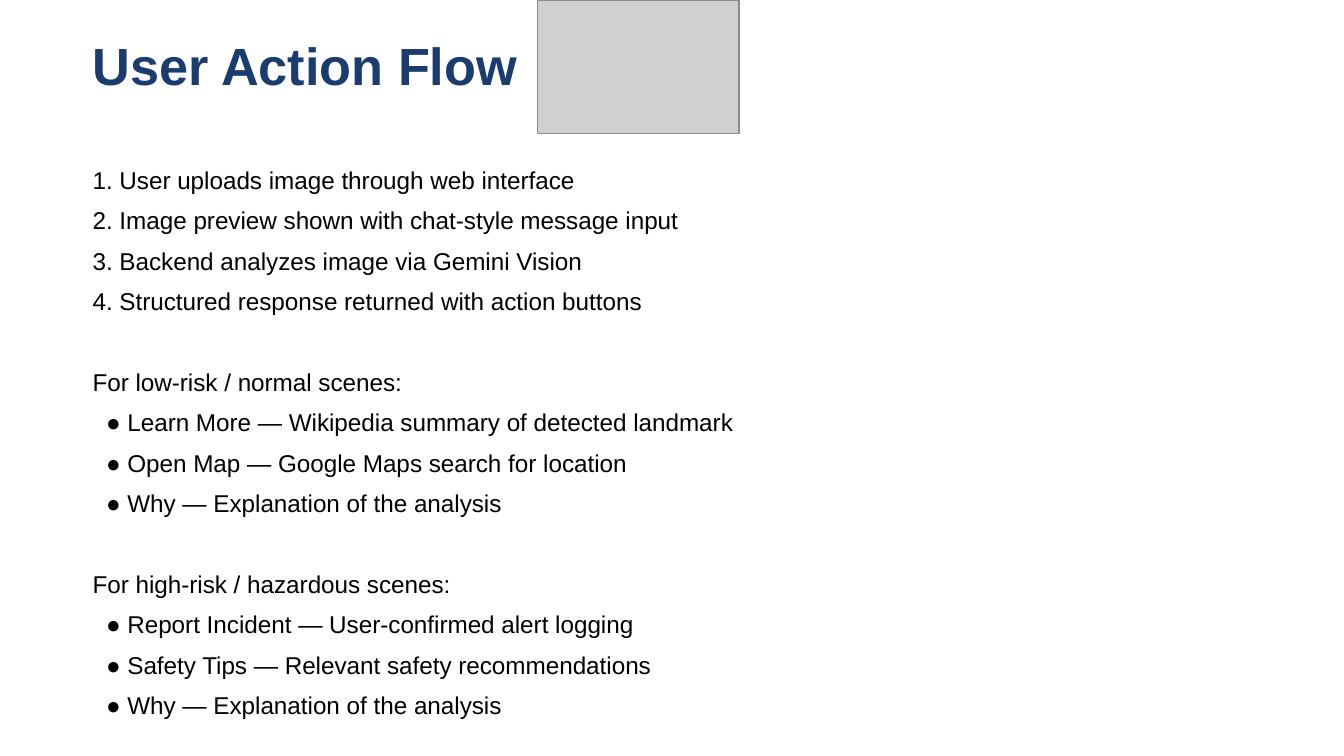
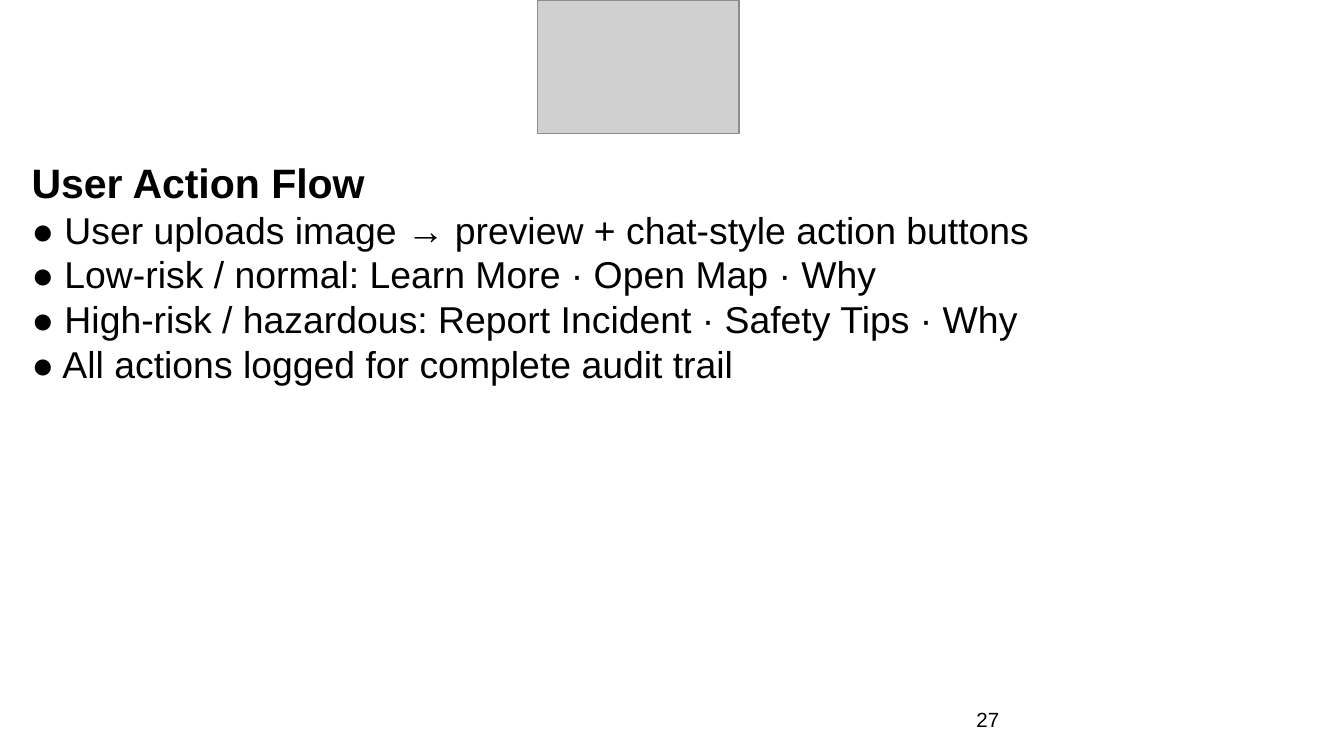
Before and after one commit to nibodhdaware/VisionGPT, a slide deck: slide 27 of paper/stage2_review3_updated.pptx. Drawn at 1344x756 pixels with LibreOffice and Linux fonts; fonts in the diff are those of the drawing; grey boxes stand for pictures. Boxes give left, top, right and bottom in pixels: in the first picture for what was removed or moved away, otherwise in the second. Text is boxed around its words. In the diff, an @@ line names an element or a change of style, - is before the commit and + after.

```diff
--- a/paper/stage2_review3_updated.pptx
+++ b/paper/stage2_review3_updated.pptx
@@ text removed at [93,47,517,86] @@
-User Action Flow
@@ text at [32,168,1028,386]: text changed; size 13 to 20 pt @@
-1. User uploads image through web interface
-2. Image preview shown with chat-style message input
-3. Backend analyzes image via Gemini Vision
-4. Structured response returned with action buttons
-For low-risk / normal scenes:
-● Learn More — Wikipedia summary of detected landmark
-● Open Map — Google Maps search for location
-● Why — Explanation of the analysis
-For high-risk / hazardous scenes:
-● Report Incident — User-confirmed alert logging
-● Safety Tips — Relevant safety recommendations
-● Why — Explanation of the analysis
+User Action Flow
+● User uploads image → preview + chat-style action buttons
+● Low-risk / normal: Learn More · Open Map · Why
+● High-risk / hazardous: Report Incident · Safety Tips · Why
+● All actions logged for complete audit trail
@@ text added at [976,712,999,727], 11 pt, text #000000 @@
+27
```
Also in this commit, not shown: 48 other slides changed, 4 slides added, 4 slides removed.
